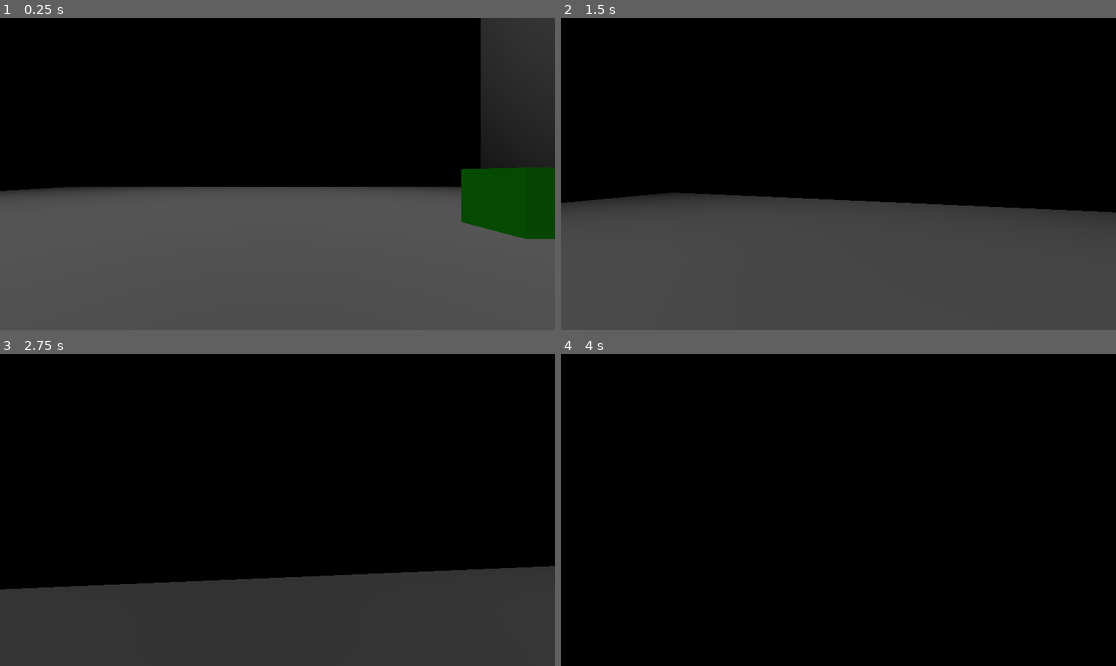
Above: before the commit, frames 1-4 (two rows, left to right).
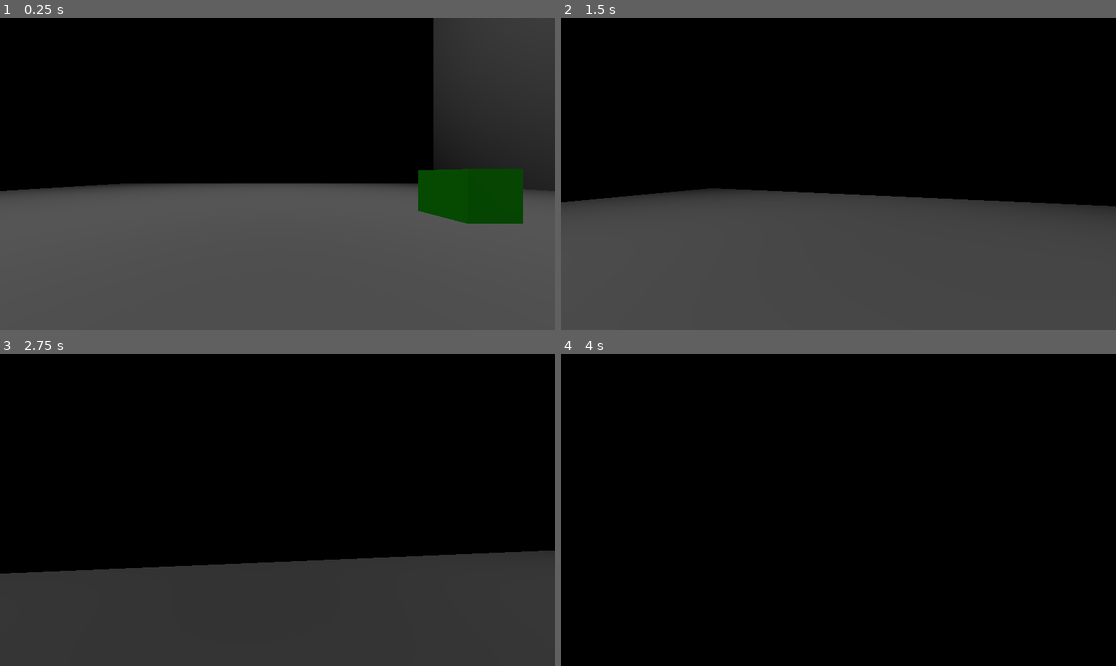
Above: after the commit, the same moments.

Repository: mmalkindi/gamedev-tutorial07
Game: Godot game, scene res://scenes/Level.tscn
Same seed, same stepped clock (60 frames per second), same inputs: the game is played once before the commit and once after it.
Inputs (mouse positions are in pixels of both pictures, inside the frame that each line leads up to):
- Up to frame 1 (0.25 s): no input
- Up to frame 2 (1.5 s): move the mouse to (866, 174) at 0.52 s; hold W (movement_forward) from 0.53 s (still down); tap E (interact) at 0.6, 1.35 s; tap Space (jump) at 0.77 s; move the mouse to (810, 174) at 1.27 s
- Up to frame 3 (2.75 s): keep holding W (movement_forward); tap Space (jump) at 1.52 s; move the mouse to (288, 503) at 2.02 s; tap E (interact) at 2.1 s
- Up to frame 4 (4 s): keep holding W (movement_forward); move the mouse to (832, 516) at 2.77 s; tap E (interact) at 2.85, 3.6 s; tap Space (jump) at 3.02, 3.77 s; tap Enter at 3.5 s; move the mouse to (877, 513) at 3.52 s

The runs differ from the first frame. In frame 1, 7.5% of the frame differs, in the area x 7-100%, y 0-71%; in frame 2, 1.5%; in frame 3, 5.1%; in frame 4, nothing differs.

Commit message:
Latihan: Object Interaction

Diff:
--- a/scenes/Level.tscn
+++ b/scenes/Level.tscn
@@ -1,6 +1,7 @@
-[gd_scene load_steps=9 format=3 uid="uid://65h4c0mrp6k7"]
+[gd_scene load_steps=10 format=3 uid="uid://65h4c0mrp6k7"]
 
 [ext_resource type="PackedScene" path="res://Scenes/Box.tscn" id="1"]
+[ext_resource type="Script" path="res://Scenes/switch.gd" id="2_478kq"]
 [ext_resource type="PackedScene" uid="uid://brofjsfs4d7oe" path="res://scenes/Player.tscn" id="2_vqqkd"]
 
 [sub_resource type="StandardMaterial3D" id="3"]
@@ -68,6 +69,8 @@
 mesh = SubResource("4")
 
 [node name="StaticBody3D" type="StaticBody3D" parent="Switch"]
+script = ExtResource("2_478kq")
+light = NodePath("../../OmniLight3D")
 
 [node name="CollisionShape3D" type="CollisionShape3D" parent="Switch/StaticBody3D"]
 shape = SubResource("5")
--- a/scenes/Player.tscn
+++ b/scenes/Player.tscn
@@ -1,6 +1,7 @@
-[gd_scene load_steps=4 format=3 uid="uid://brofjsfs4d7oe"]
+[gd_scene load_steps=5 format=3 uid="uid://brofjsfs4d7oe"]
 
 [ext_resource type="Script" path="res://scenes/player.gd" id="1_7dpni"]
+[ext_resource type="Script" path="res://scenes/player_raycast.gd" id="2_wt0v2"]
 
 [sub_resource type="CapsuleMesh" id="CapsuleMesh_dscfo"]
 
@@ -19,3 +20,9 @@
 transform = Transform3D(1, 0, 0, 0, 1, 0, 0, 0, 1, 0, 0.539349, 0)
 
 [node name="Camera3D" type="Camera3D" parent="Head"]
+fov = 90.0
+
+[node name="RayCast3D" type="RayCast3D" parent="Head/Camera3D"]
+transform = Transform3D(1, 0, 0, 0, 1, 0, 0, 0, 1, 0, 0, -0.5)
+target_position = Vector3(0, 0, -1)
+script = ExtResource("2_wt0v2")
--- /dev/null
+++ b/scenes/interactable.gd
@@ -0,0 +1,6 @@
+class_name Interactable
+extends Node
+
+
+func interact():
+	pass
--- /dev/null
+++ b/scenes/player_raycast.gd
@@ -0,0 +1,15 @@
+extends RayCast3D
+
+var current_collider
+
+
+func _ready():
+	pass
+
+
+func _process(_delta: float):
+	var collider = get_collider()
+
+	if is_colliding() and collider is Interactable:
+		if Input.is_action_just_pressed("interact"):
+			collider.interact()
--- /dev/null
+++ b/scenes/switch.gd
@@ -0,0 +1,18 @@
+extends Interactable
+
+@export var light: NodePath
+@export var on_by_default = true
+@export var energy_when_on = 10
+@export var energy_when_off = 3
+var on = on_by_default
+
+@onready var light_node: Light3D = get_node(light)
+
+
+func _ready():
+	light_node.light_energy = energy_when_on if on else energy_when_off
+
+
+func interact():
+	on = !on
+	light_node.light_energy = energy_when_on if on else energy_when_off
